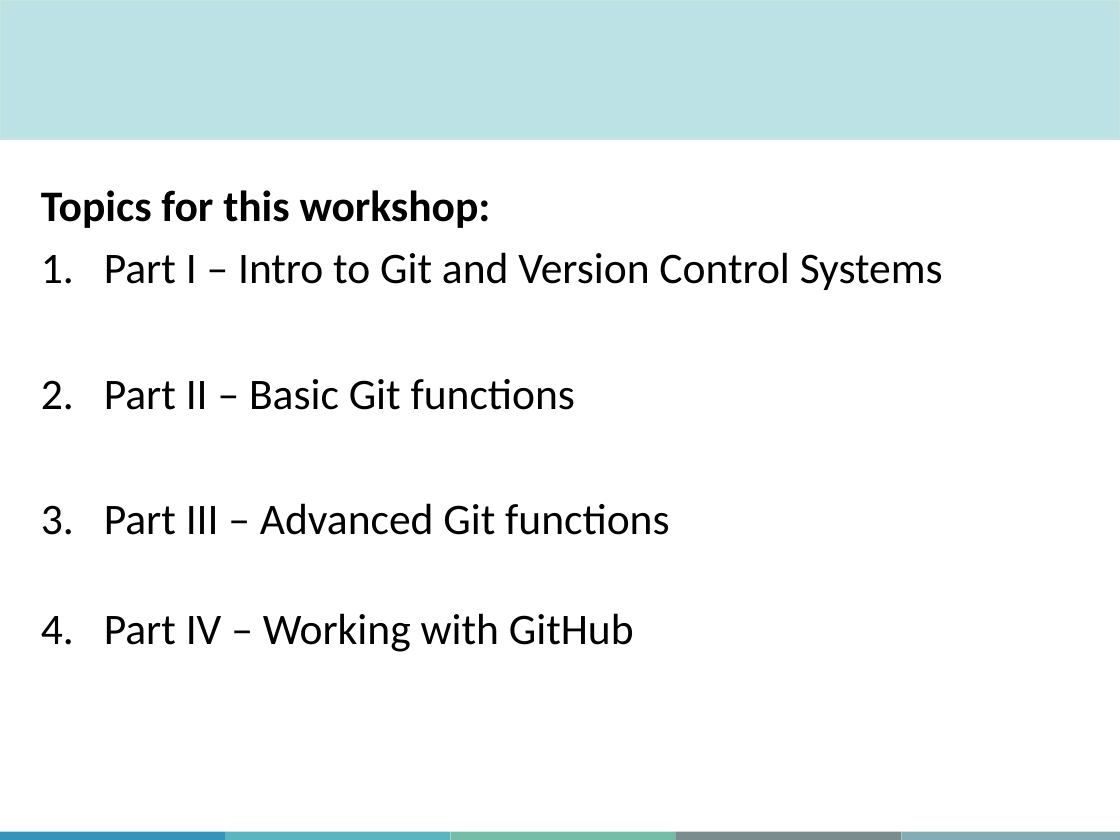
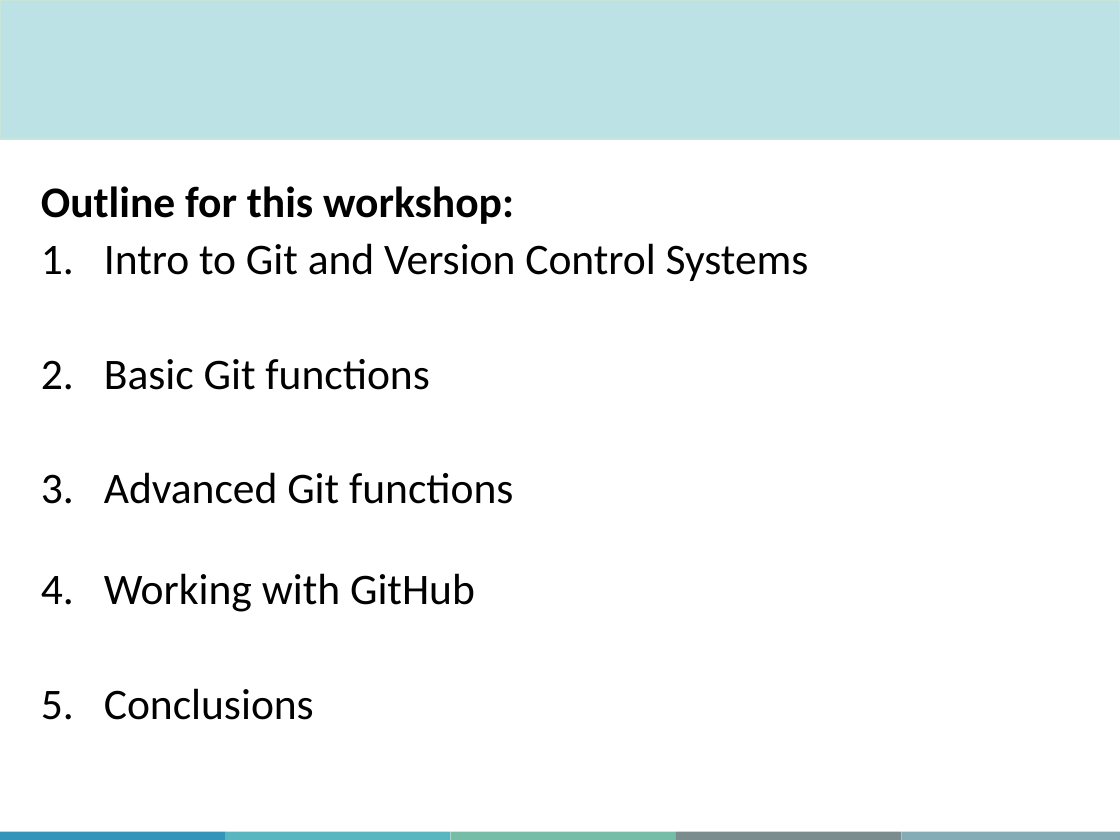
Before and after one commit to aosakwe/MiCM_IntroToGitHub, a slide deck: slide 4 of Slides/MiCM_GitHub_Workshop.pptx (slide 3 before the commit). Drawn at 1120x840 pixels with LibreOffice and Linux fonts; fonts in the diff are those of the drawing; background and template pictures are left out. Boxes give left, top, right and bottom in pixels: in the first picture for what was removed or moved away, otherwise in the second. Text is boxed around its words. In the diff, an @@ line names an element or a change of style, - is before the commit and + after.

```diff
--- a/Slides/MiCM_GitHub_Workshop.pptx
+++ b/Slides/MiCM_GitHub_Workshop.pptx
@@ text at (41, 186, 809, 720): text changed @@
-Topics for this workshop:
-1. Part I – Intro to Git and Version Control Systems
-2. Part II – Basic Git functions
-3. Part III – Advanced Git functions
-4. Part IV – Working with GitHub
+Outline for this workshop:
+1. Intro to Git and Version Control Systems
+2. Basic Git functions
+3. Advanced Git functions
+4. Working with GitHub
+5. Conclusions
```
Also in this commit, not shown: 16 other slides changed, 15 slides added, 1 slide removed, 2 other files.
